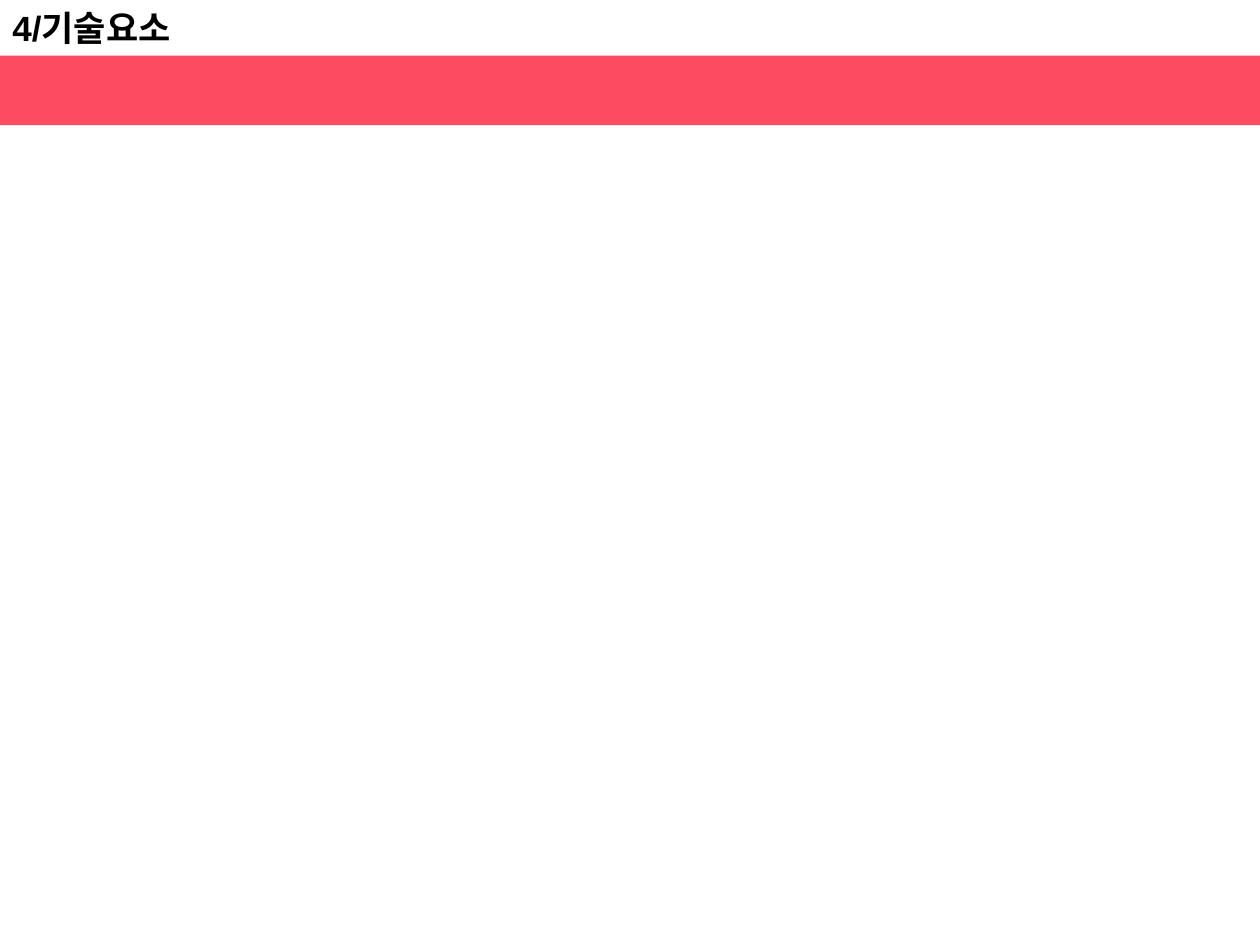
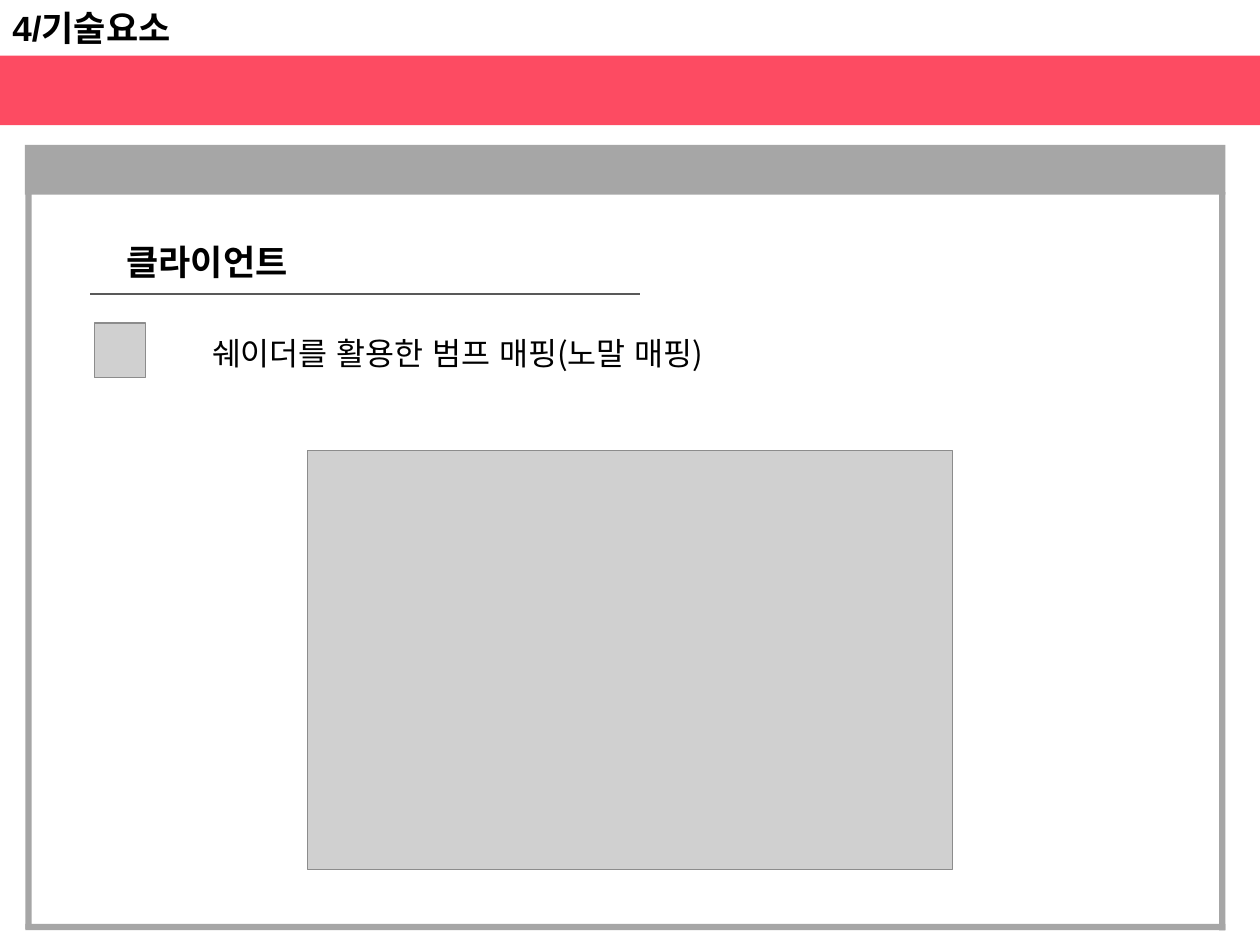
Before and after one commit to haeunjung/Team_Project, a slide deck: slide 16 of 기획문서/게임 제안서.pptx. Drawn at 1260x945 pixels with LibreOffice and Linux fonts; fonts in the diff are those of the drawing; grey boxes stand for pictures. Boxes give left, top, right and bottom in pixels: in the first picture for what was removed or moved away, otherwise in the second. Text is boxed around its words. In the diff, an @@ line names an element or a change of style, - is before the commit and + after.

Commit message:
12.03 (일)
클라이언트 개발요소 추가

```diff
--- a/기획문서/게임 제안서.pptx
+++ b/기획문서/게임 제안서.pptx
@@ rectangle added at [25, 145, 1226, 194], fill #A6A6A6 @@
@@ rectangle added at [25, 190, 32, 929], fill #A6A6A6 @@
@@ rectangle added at [1218, 192, 1225, 930], fill #A6A6A6 @@
@@ text added at [126, 245, 287, 278], 20 pt, text #000000, bold @@
+클라이언트
@@ line added from (91, 294) to (640, 294), #595959 1 pt @@
@@ picture added at [94, 323, 146, 377] @@
@@ text added at [212, 338, 704, 371], 18 pt, text #000000 @@
+쉐이더를 활용한 범프 매핑(노말 매핑)
@@ picture added at [307, 450, 953, 869] @@
@@ rectangle added at [25, 924, 1225, 930], fill #A6A6A6 @@
```
Also in this commit, not shown: 9 other slides changed, 2 slides added.
